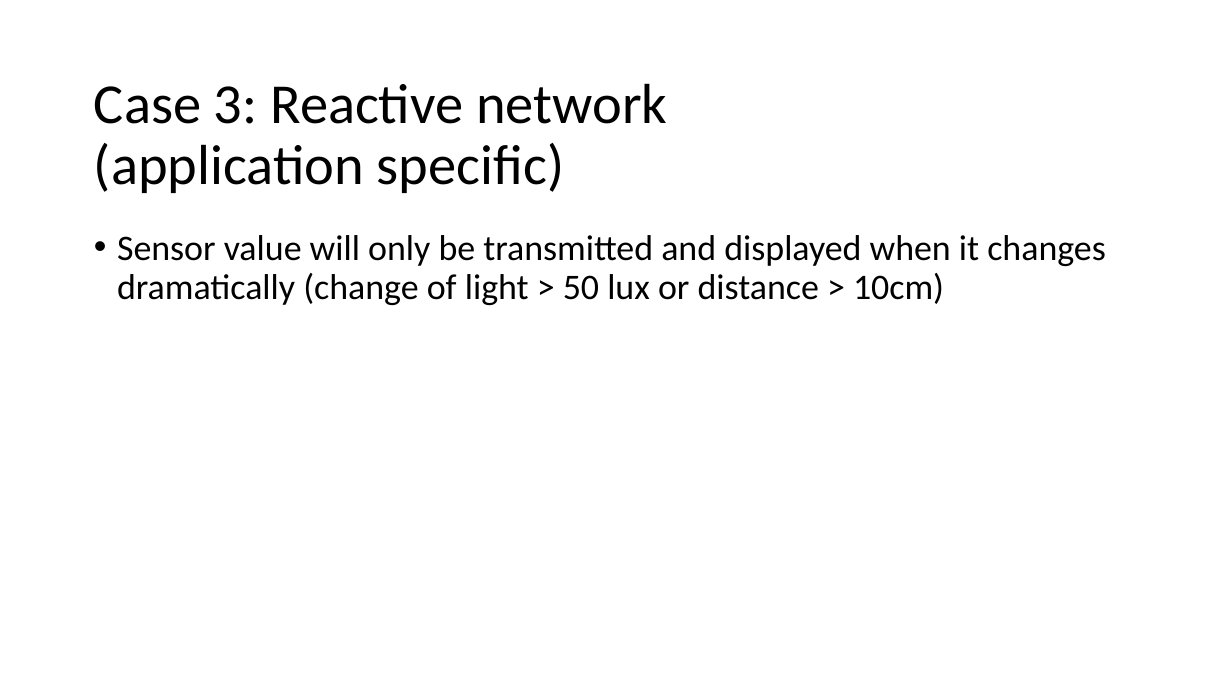
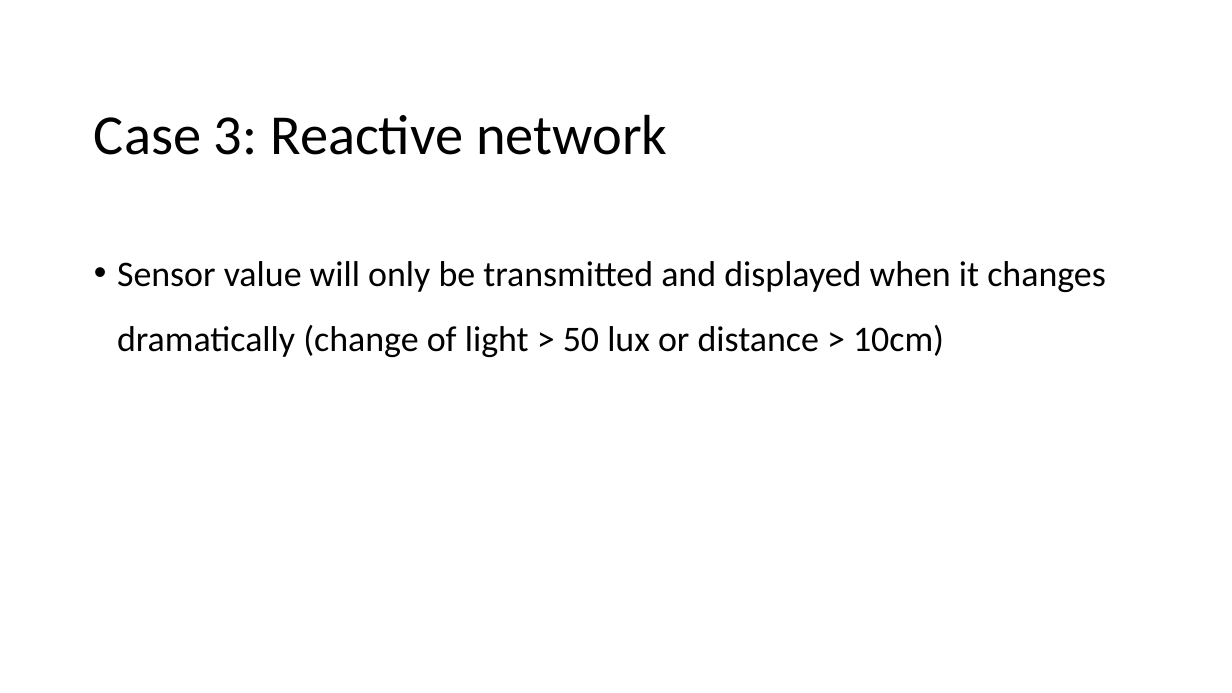
Before and after one commit to Codaxx/WSN_Lab_2025, a slide deck: slide 14 of wsnlab-ss25-final-group2.pptx (slide 11 before the commit). Drawn at 1232x693 pixels with LibreOffice and Linux fonts; fonts in the diff are those of the drawing; background and template pictures are left out. Boxes give left, top, right and bottom in pixels: in the first picture for what was removed or moved away, otherwise in the second. Text is boxed around its words. In the diff, an @@ line names an element or a change of style, - is before the commit and + after.

```diff
--- a/wsnlab-ss25-final-group2.pptx
+++ b/wsnlab-ss25-final-group2.pptx
@@ title at box(94, 114, 667, 155): text changed @@
-Case 3: Reactive network (application specific)
+Case 3: Reactive network
@@ text "Sensor value will only be ..." at box(117, 261, 1106, 357): line spacing 0.9 to 1.5 @@
```
Also in this commit, not shown: 11 other slides changed, 3 slides added.
